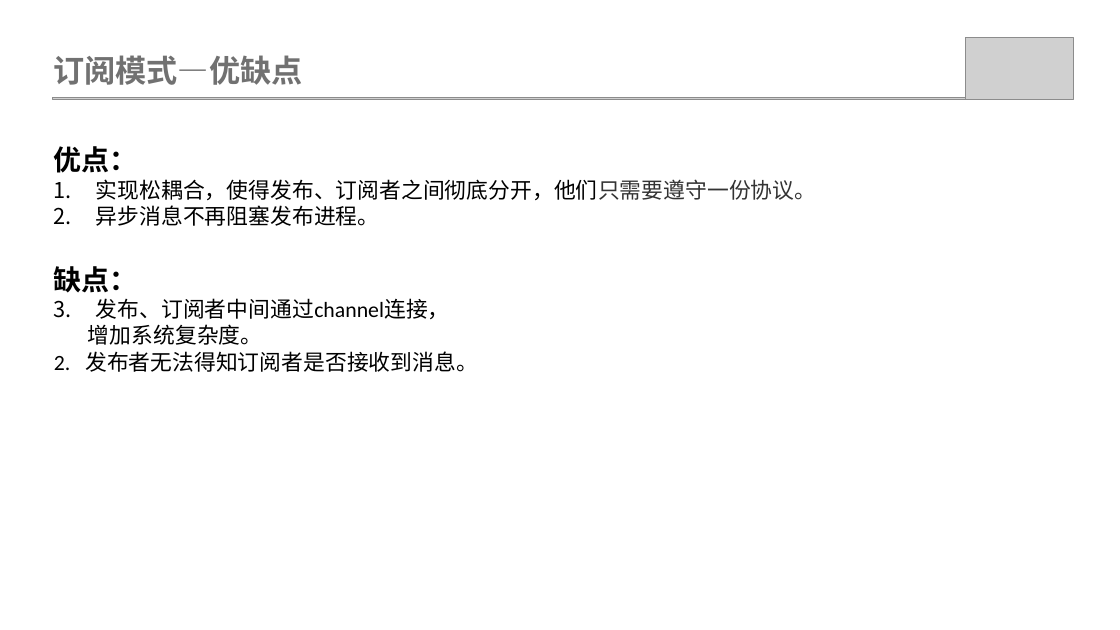
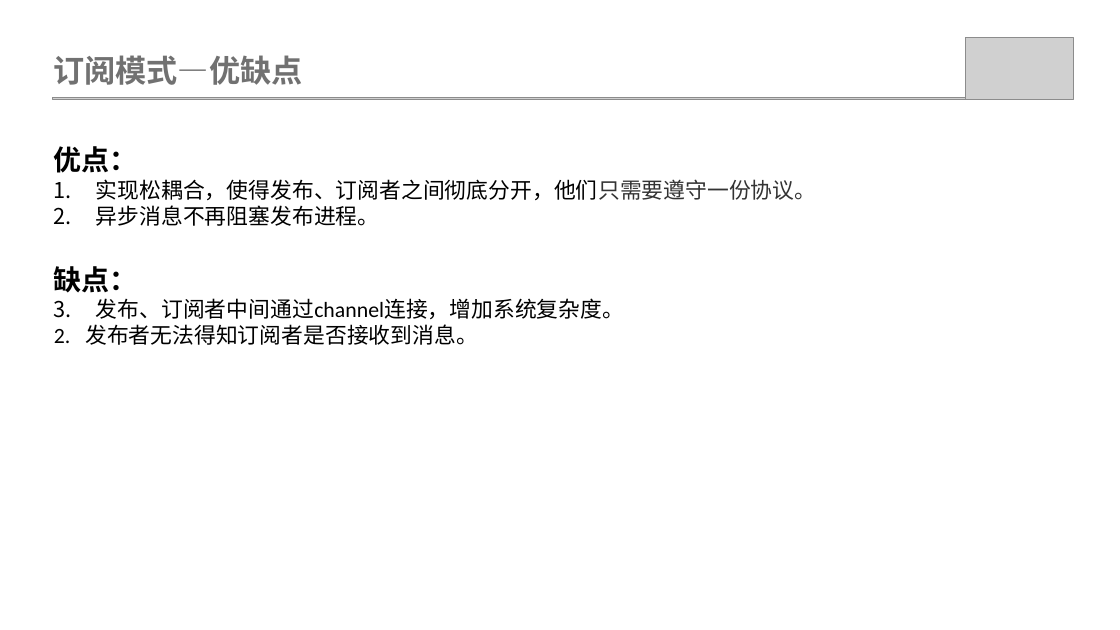
Before and after one commit to weiwangqiang/SharePPT, a slide deck: slide 14 of ObservableMode/观查者模式.pptx. Drawn at 1120x630 pixels with LibreOffice and Linux fonts; fonts in the diff are those of the drawing; grey boxes stand for pictures. Boxes give left, top, right and bottom in pixels: in the first picture for what was removed or moved away, otherwise in the second. Text is boxed around its words. In the diff, an @@ line names an element or a change of style, - is before the commit and + after.

```diff
--- a/ObservableMode/观查者模式.pptx
+++ b/ObservableMode/观查者模式.pptx
@@ text at <box>96,298,624,319</box>: text changed @@
-1. 发布、订阅者中间通过channel连接，
-增加系统复杂度。
+1. 发布、订阅者中间通过channel连接，增加系统复杂度。
```
Also in this commit, not shown: 4 other slides changed, 8 other files.
